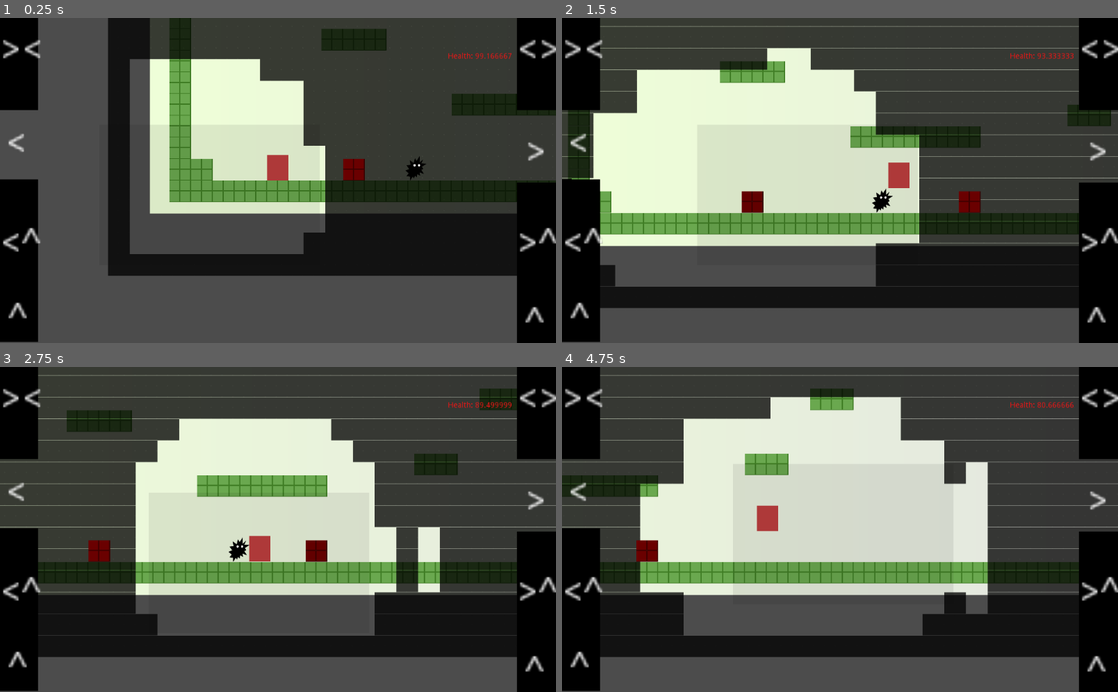
Above: before the commit, frames 1-4 (two rows, left to right).
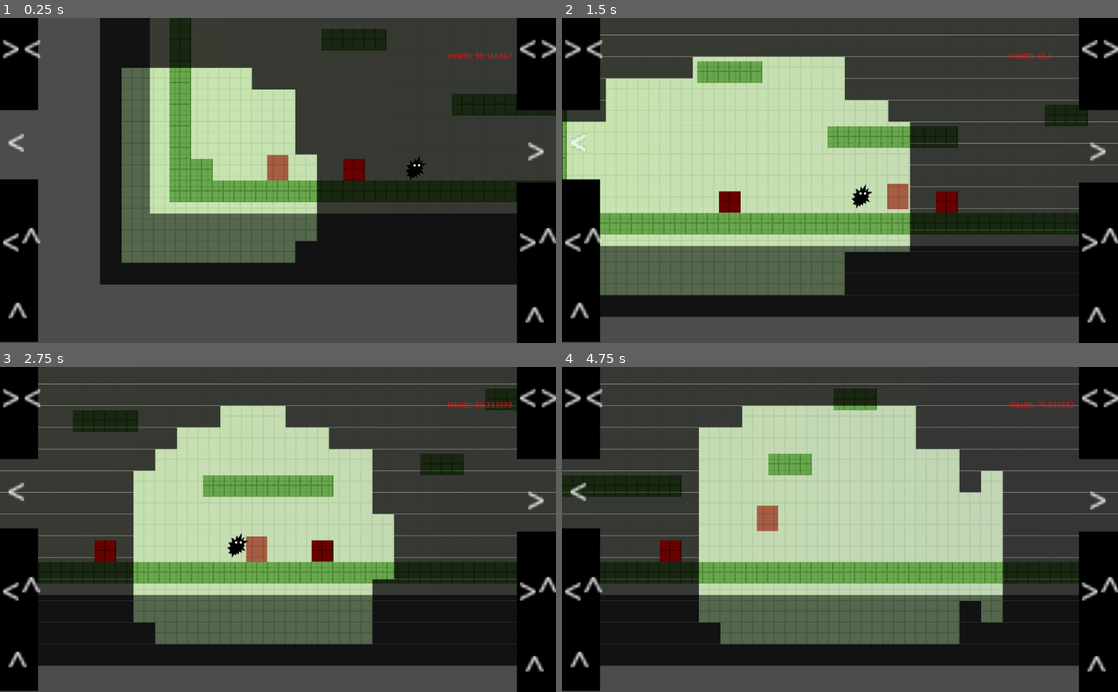
Above: after the commit, the same moments.

Repository: glitchcore/comfort
Game: Godot game, scene res://Scenes/BaseLevel.tscn
Two runs of this game, one before a commit and one after it. Both use one fixed random seed, a clock stepped at 60 frames per second and the inputs below.
Inputs:
- Up to frame 1 (0.25 s): no input
- Up to frame 2 (1.5 s): hold Right (ui_right) from 0.53 s (still down); tap Space (jump) at 0.77 s
- Up to frame 3 (2.75 s): tap Space (jump) at 1.52 s; release Right (ui_right) at 2.03 s; hold Left (ui_left) from 2.03 s (still down)
- Up to frame 4 (4.75 s): release Left (ui_left) at 2.78 s; hold Right (ui_right) 2.78-4.28 s; tap Space (jump) at 3.02, 3.77, 4.52 s; hold Left (ui_left) from 4.28 s (still down)

The runs differ from the first frame. In frame 1, 16% of the frame differs, in the area x 18-93%, y 0-83%; in frame 2, 33%; in frame 3, 27%; in frame 4, 41%, in the area x 0-100%, y 2-92%.

Commit message:
add space wall layer for blocking enemies

Diff:
--- a/Actors/Space.gd
+++ b/Actors/Space.gd
@@ -1,5 +1,6 @@
 extends TileMap
 onready var detector = get_node("/root/BaseLevel/SpaceDetector")
+onready var space_wall = get_node("/root/BaseLevel/SpaceWall")
 
 const SIZE = [100, 100]
 const UPDATE_SIZE = 20
@@ -68,7 +69,9 @@
 		for y in y_range:
 			if state[x][y] < 0.5:
 				self.set_cell(x, -y, 0)
+				space_wall.set_cell(x, -y, -1)
 			else:
+				space_wall.set_cell(x, -y, 0)
 				self.set_cell(x, -y, -1)
 
 func _ready() -> void:
--- a/Scenes/BaseLevel.tscn
+++ b/Scenes/BaseLevel.tscn
@@ -61,7 +61,16 @@
 position = Vector2( 200, -40 )
 
 [node name="Space" parent="." instance=ExtResource( 5 )]
-position = Vector2( -113, 96 )
+position = Vector2( -128, 112 )
+
+[node name="SpaceWall" type="TileMap" parent="."]
+modulate = Color( 1, 1, 1, 0.298039 )
+position = Vector2( -128, 112 )
+tile_set = ExtResource( 9 )
+cell_size = Vector2( 40, 40 )
+collision_layer = 8
+collision_mask = 0
+format = 1
 
 [node name="ui" type="CanvasLayer" parent="."]
 
@@ -86,6 +95,7 @@
 tile_data = PoolIntArray( -131064, 0, 0, -131054, 0, 0 )
 
 [node name="SpaceDetector" parent="." instance=ExtResource( 3 )]
+visible = false
 modulate = Color( 0.423529, 0.109804, 0.109804, 1 )
 position = Vector2( 0, -1 )
 
